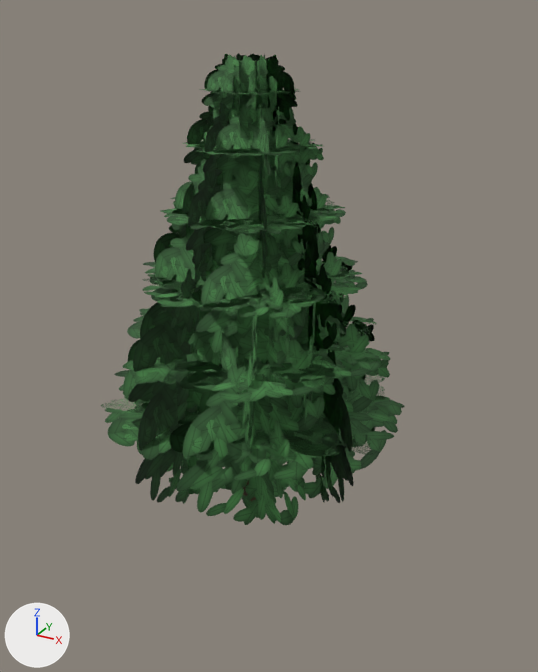
An edit to the glTF model games/adventure/assets/models/flora_pine.glb, drawn before and after from the same camera.
Camera for both pictures: a camera (50 mm lens) standing at (5.24, -9.04, 7.19) and looking at (0.26, 0.02, 2.66). The lights are fixed; the arrows at lower left show +X, +Y and +Z. The older version comes first.

The first picture shows 'Crown' and 1 more.
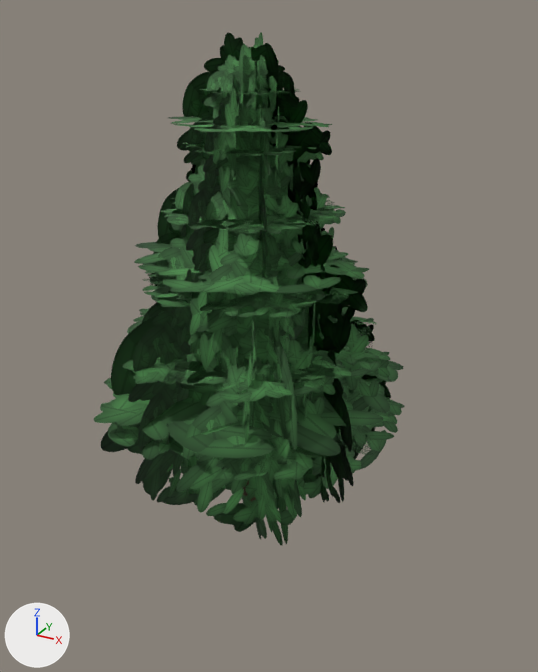
What changed in the scene script:
```text
Add me_pine_crown_far:
    me_pine_crown_far.from_pydata(...)  # 36 vertices, 18 faces; spans x -3.55..3.55, y -3.55..3.55, z -1.11..6.9
    me_pine_crown_far.materials.append(mat_leaf_pine)
Add ob_crownfar:
    ob_crownfar = bpy.data.objects.new('CrownFar', me_pine_crown_far)
    ob_crownfar.location = (0.0, 0.0, 0.0)
```

Changed parts and their boxes (x1, y1, x2, y2) in the pictures (538 x 672 px):
'CrownFar', added (green)
    after: (94, 32, 403, 545)
